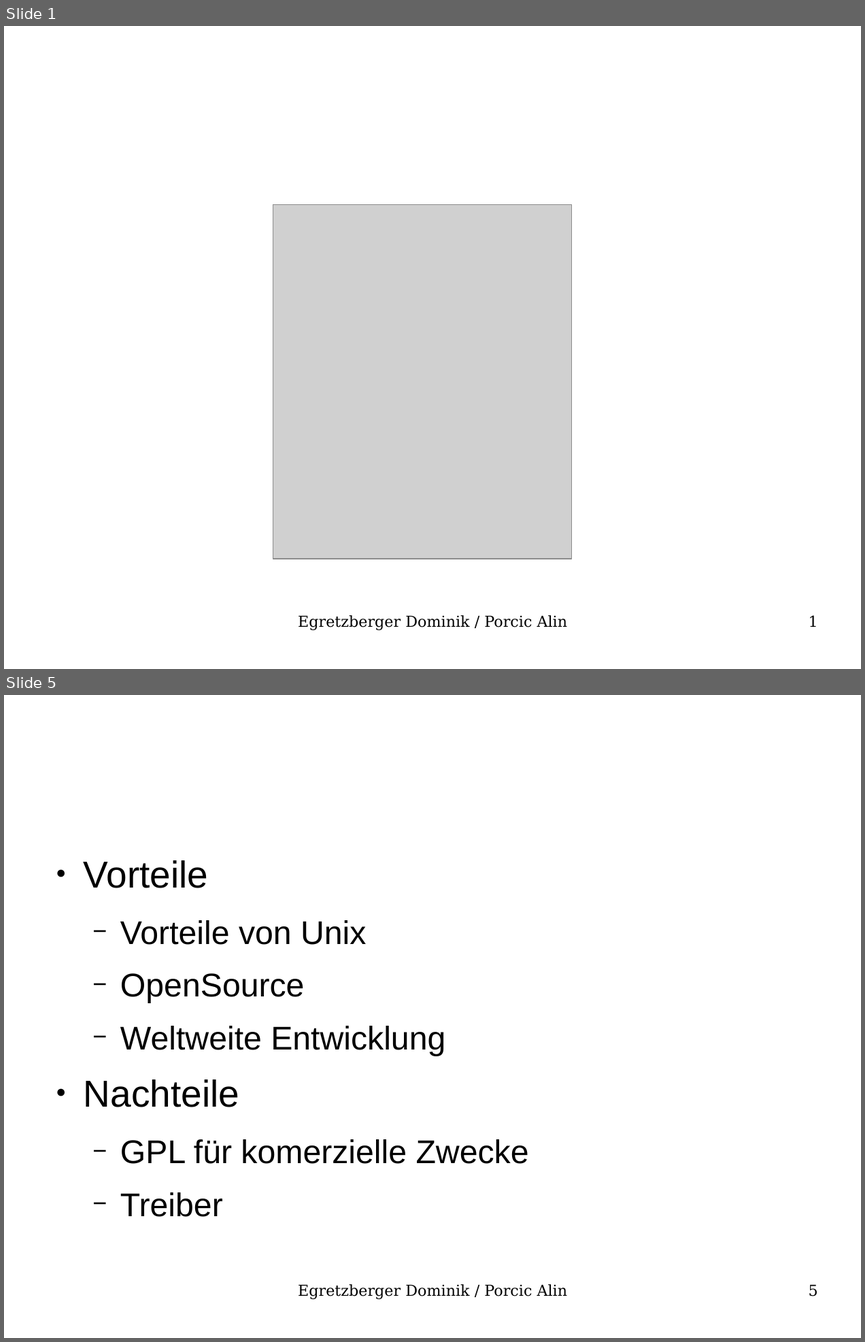
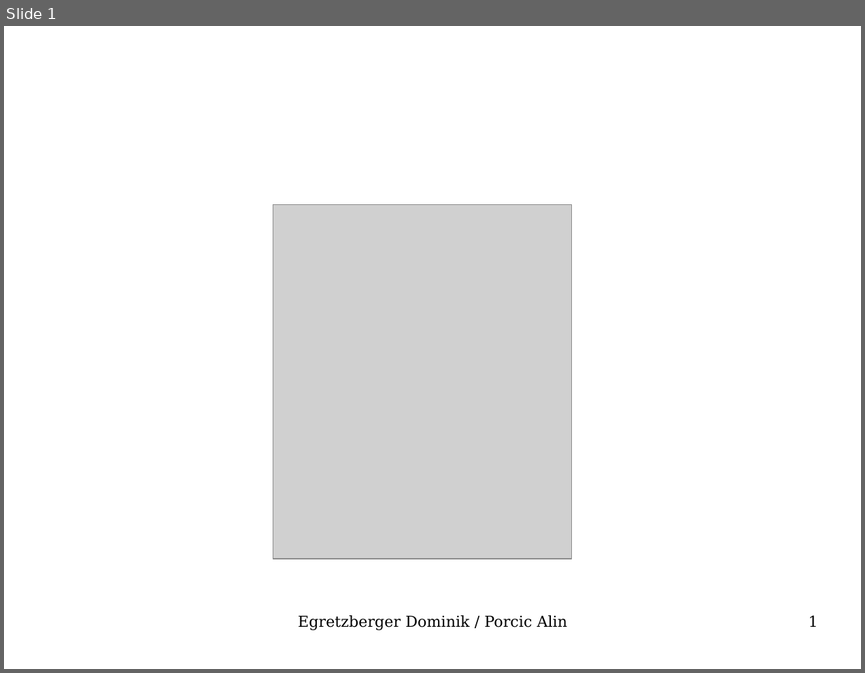
Before and after one commit to onixion/school, a slide deck: DIC/Referat_Linux/referat.odp. Shown one above the other, each under a label of ours: slides 1 and 5 before the commit, slide 1 after it; the slides between them are not shown. The pictures are 865x1342 and 865x673 pixels, drawn with LibreOffice and Linux fonts; fonts in the diff are those of the drawing; grey boxes stand for pictures; background and template pictures are left out. Boxes give left, top, right and bottom in pixels: in the first picture for what was removed or moved away, otherwise in the second. Text is boxed around its words. In the diff, an @@ line names an element or a change of style, - is before the commit and + after.

```diff
--- a/DIC/Referat_Linux/referat.odp
+++ b/DIC/Referat_Linux/referat.odp
@@ slide 5 removed at [4, 695, 861, 1338], background #FFFFFF @@
@@ text removed at [84, 860, 529, 1217] @@
-● Vorteile
-  − Vorteile von Unix
-  − OpenSource
-  − Weltweite Entwicklung
-● Nachteile
-  − GPL für komerzielle Zwecke
-  − Treiber
@@ title removed at [84, 1079, 239, 1107] @@
-Vor- und Nachteile
@@ text removed at [298, 1284, 568, 1299] @@
-Egretzberger Dominik / Porcic Alin
@@ page number removed at [808, 1284, 818, 1296] @@
-5
```
Also in this commit, not shown: 4 slides changed, 7 slides added, 10 other files.
